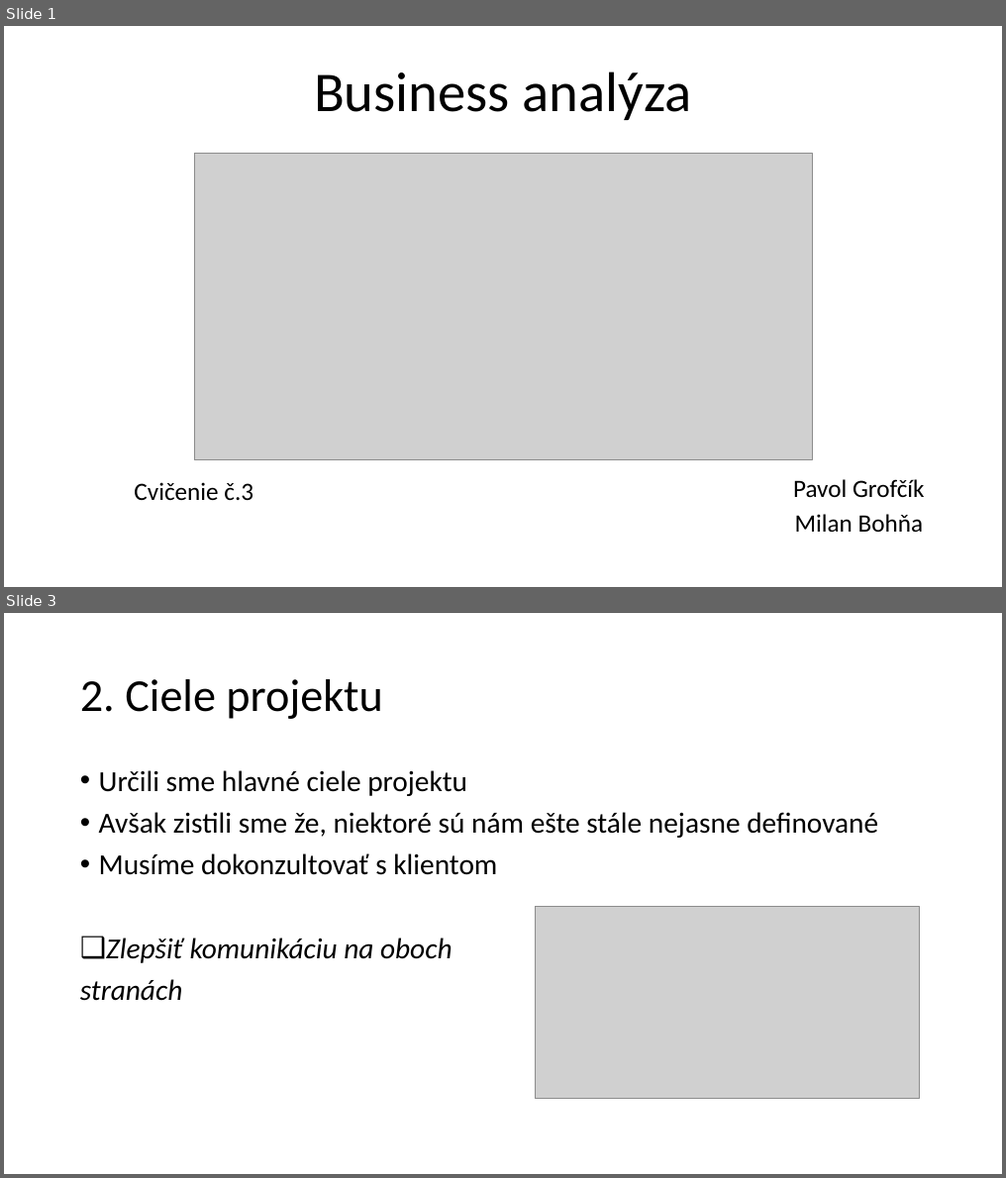
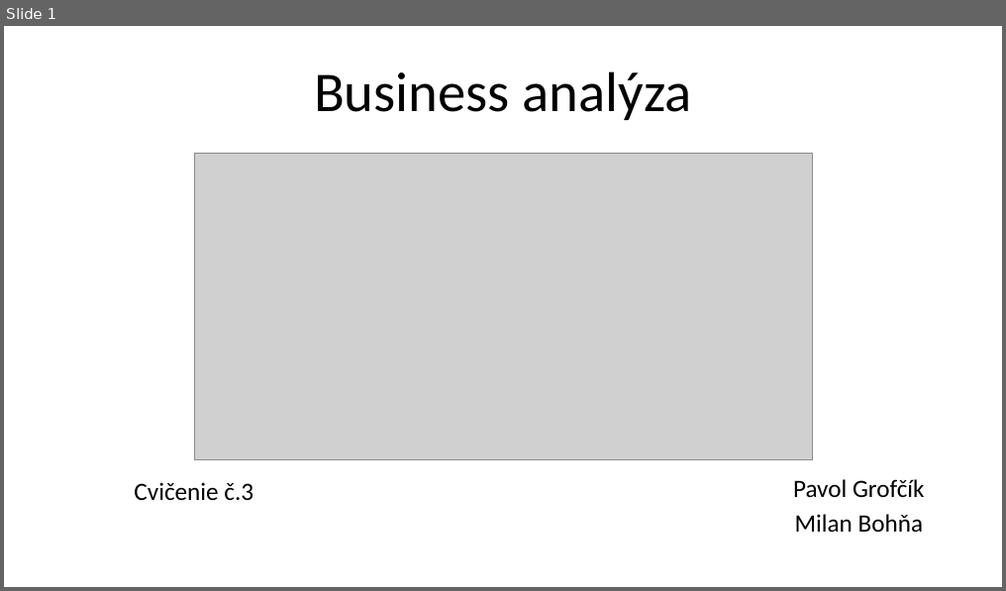
Before and after one commit to PavolGrofcik/PSI, a slide deck: PPT 3.pptx. Shown one above the other, each under a label of ours: slides 1 and 3 before the commit, slide 1 after it; the slides between them are not shown. The pictures are 1006x1178 and 1006x591 pixels, drawn with LibreOffice and Linux fonts; fonts in the diff are those of the drawing; grey boxes stand for pictures. Boxes give left, top, right and bottom in pixels: in the first picture for what was removed or moved away, otherwise in the second. Text is boxed around its words. In the diff, an @@ line names an element or a change of style, - is before the commit and + after.

```diff
--- a/PPT 3.pptx
+++ b/PPT 3.pptx
@@ slide 3 removed at bbox=[4, 613, 1002, 1174], background #FFFFFF @@
@@ title removed at bbox=[80, 679, 382, 719] @@
-2. Ciele projektu
@@ text removed at bbox=[80, 770, 878, 1001] @@
-• Určili sme hlavné ciele projektu
-• Avšak zistili sme že, niektoré sú nám ešte stále nejasne definované
-• Musíme dokonzultovať s klientom
-❑ Zlepšiť komunikáciu na oboch
-stranách
@@ picture removed at bbox=[535, 907, 919, 1100] @@
```
Also in this commit, not shown: 3 slides added, 2 other slides removed, 2 other files.
